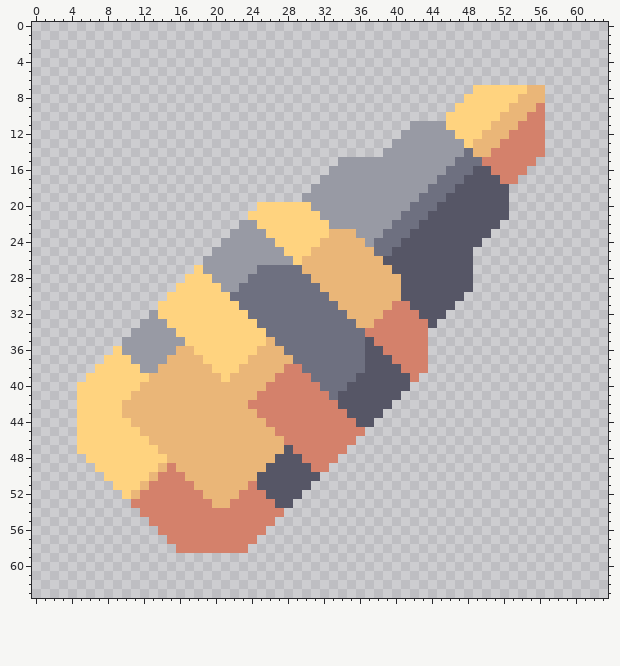
File history of a pixel-art sprite, assets/sprites/icons/icon-bullet-pyra.png. Above: the version before the commit.
The file is 64x64 pixels.
Now the later version:
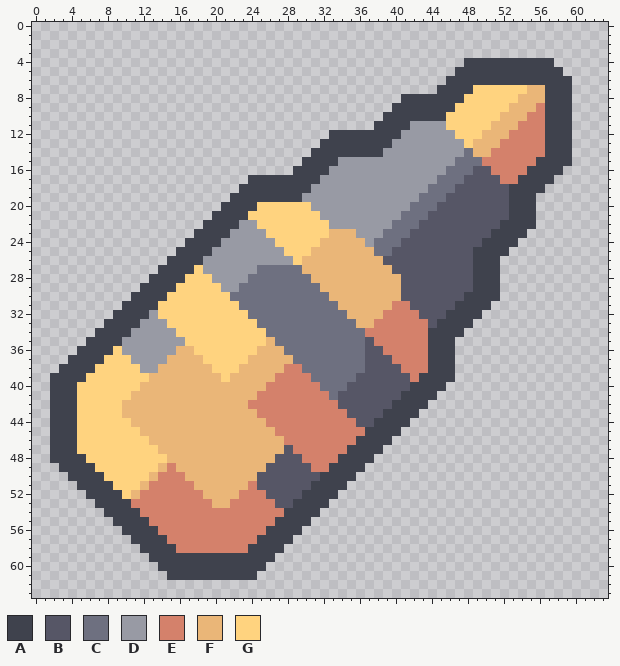
Palette (. is transparent): A #3f424d  B #565666  C #6e7080  D #989aa4  E #d4816b  F #eab678  G #ffd37f
From old to new:
Changed rows in their new state; - is an unchanged pixel.
first column x 2:
 4 ----------------------------------------------AAAAAAAAAA--
 5 ---------------------------------------------AAAAAAAAAAAA-
 6 --------------------------------------------AAAAAAAAAAAAAA
 7 -------------------------------------------AAAA--------AAA
 8 ---------------------------------------AAAAAAA---------AAA
 9 --------------------------------------AAAAAAA----------AAA
10 -------------------------------------AAAAAAA-----------AAA
11 ------------------------------------AAAA---------------AAA
12 -------------------------------AAAAAAAA----------------AAA
13 ------------------------------AAAAAAAA-----------------AAA
14 -----------------------------AAAAAAAA------------------AAA
15 ----------------------------AAAA----------------------AAAA
16 ---------------------------AAAA----------------------AAAA-
17 ----------------------AAAAAAAA----------------------AAAA--
18 ---------------------AAAAAAAA----------------------AAAA---
19 --------------------AAAAAAAA-----------------------AAA----
20 -------------------AAAA----------------------------AAA----
21 ------------------AAAA-----------------------------AAA----
22 -----------------AAAA-----------------------------AAAA----
23 ----------------AAAA-----------------------------AAAA-----
24 ---------------AAAA-----------------------------AAAA------
25 --------------AAAA-----------------------------AAAA-------
26 -------------AAAA------------------------------AAA--------
27 ------------AAAA-------------------------------AAA--------
28 -----------AAAA--------------------------------AAA--------
29 ----------AAAA---------------------------------AAA--------
30 ---------AAAA---------------------------------AAAA--------
31 --------AAAA---------------------------------AAAA---------
32 -------AAAA---------------------------------AAAA----------
33 ------AAAA---------------------------------AAAA-----------
34 -----AAAA---------------------------------AAAA------------
35 ----AAAA----------------------------------AAA-------------
36 ---AAAA-----------------------------------AAA-------------
37 --AAAA------------------------------------AAA-------------
38 -AAAA-------------------------------------AAA-------------
39 AAAA-------------------------------------AAAA-------------
40 AAA-------------------------------------AAAA--------------
41 AAA------------------------------------AAAA---------------
42 AAA-----------------------------------AAAA----------------
43 AAA----------------------------------AAAA-----------------
44 AAA---------------------------------AAAA------------------
45 AAA--------------------------------AAAA-------------------
46 AAA-------------------------------AAAA--------------------
47 AAA------------------------------AAAA---------------------
48 AAAA----------------------------AAAA----------------------
49 -AAAA--------------------------AAAA-----------------------
50 --AAAA------------------------AAAA------------------------
51 ---AAAA----------------------AAAA-------------------------
52 ----AAAA--------------------AAAA--------------------------
53 -----AAAA------------------AAAA---------------------------
54 ------AAAA----------------AAAA----------------------------
55 -------AAAA--------------AAAA-----------------------------
56 --------AAAA------------AAAA------------------------------
57 ---------AAAA----------AAAA-------------------------------
58 ----------AAAA--------AAAA--------------------------------
59 -----------AAAAAAAAAAAAAA---------------------------------
60 ------------AAAAAAAAAAAA----------------------------------
61 -------------AAAAAAAAAA-----------------------------------
